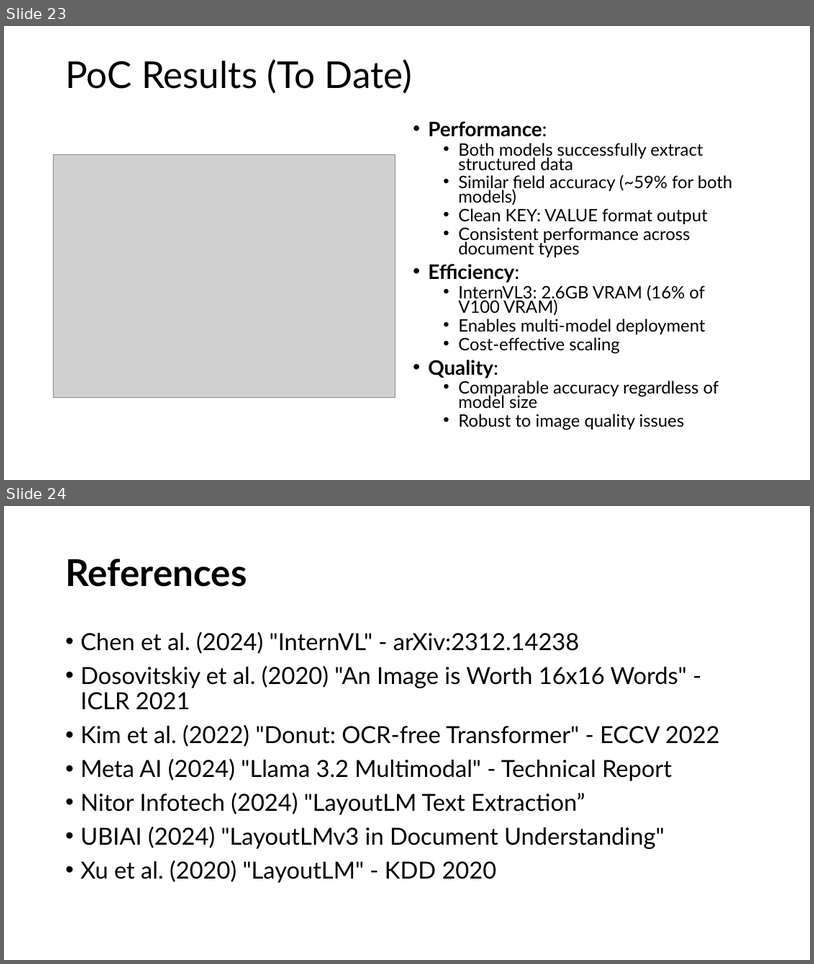
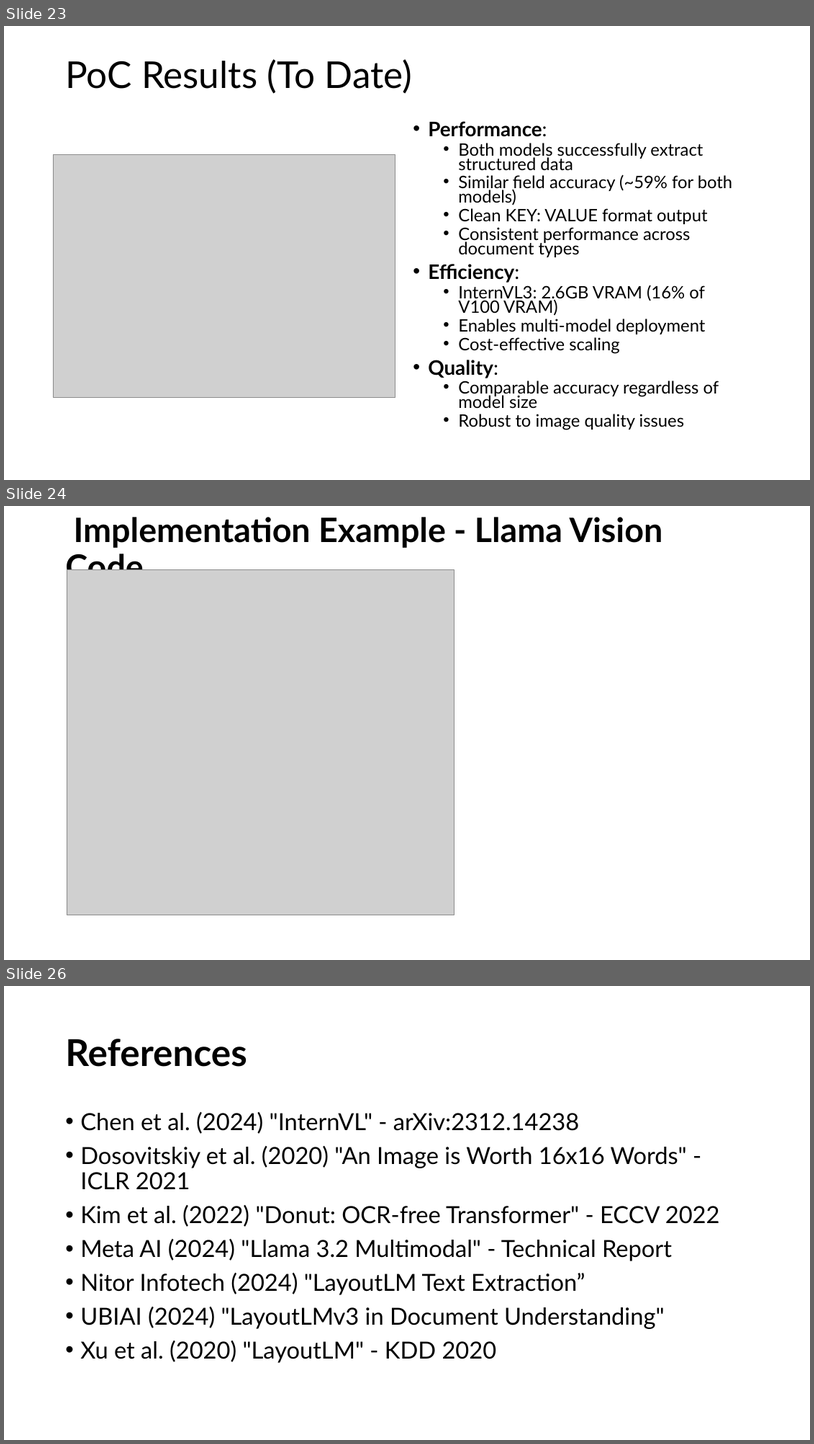
Before and after one commit to tmnestor/unified_vision_processor_minimal, a slide deck: presentation_materials/vision_transformers.pptx. Shown one above the other, each under a label of ours: slides 23 and 24 before the commit, slides 23, 24 and 26 after it; the slides between them are not shown. The pictures are 814x964 and 814x1444 pixels, drawn with LibreOffice and Linux fonts; fonts in the diff are those of the drawing; grey boxes stand for pictures. Boxes give left, top, right and bottom in pixels: in the first picture for what was removed or moved away, otherwise in the second. Text is boxed around its words. In the diff, an @@ line names an element or a change of style, - is before the commit and + after.

Commit message:
✨ feat: update Vision Transformers presentation slides with new content

```diff
--- a/presentation_materials/vision_transformers.pptx
+++ b/presentation_materials/vision_transformers.pptx
@@ slide 24 added at box(4, 506, 810, 960), background #FFFFFF @@
@@ title added at box(65, 517, 664, 585), 40 pt, text #000000, bold @@
+Implementation Example - Llama Vision Code
@@ picture added at box(67, 570, 455, 915) @@
@@ what was slide 24 is now slide 26 @@
```
Also in this commit, not shown: 6 slides changed, 1 other slide added.
